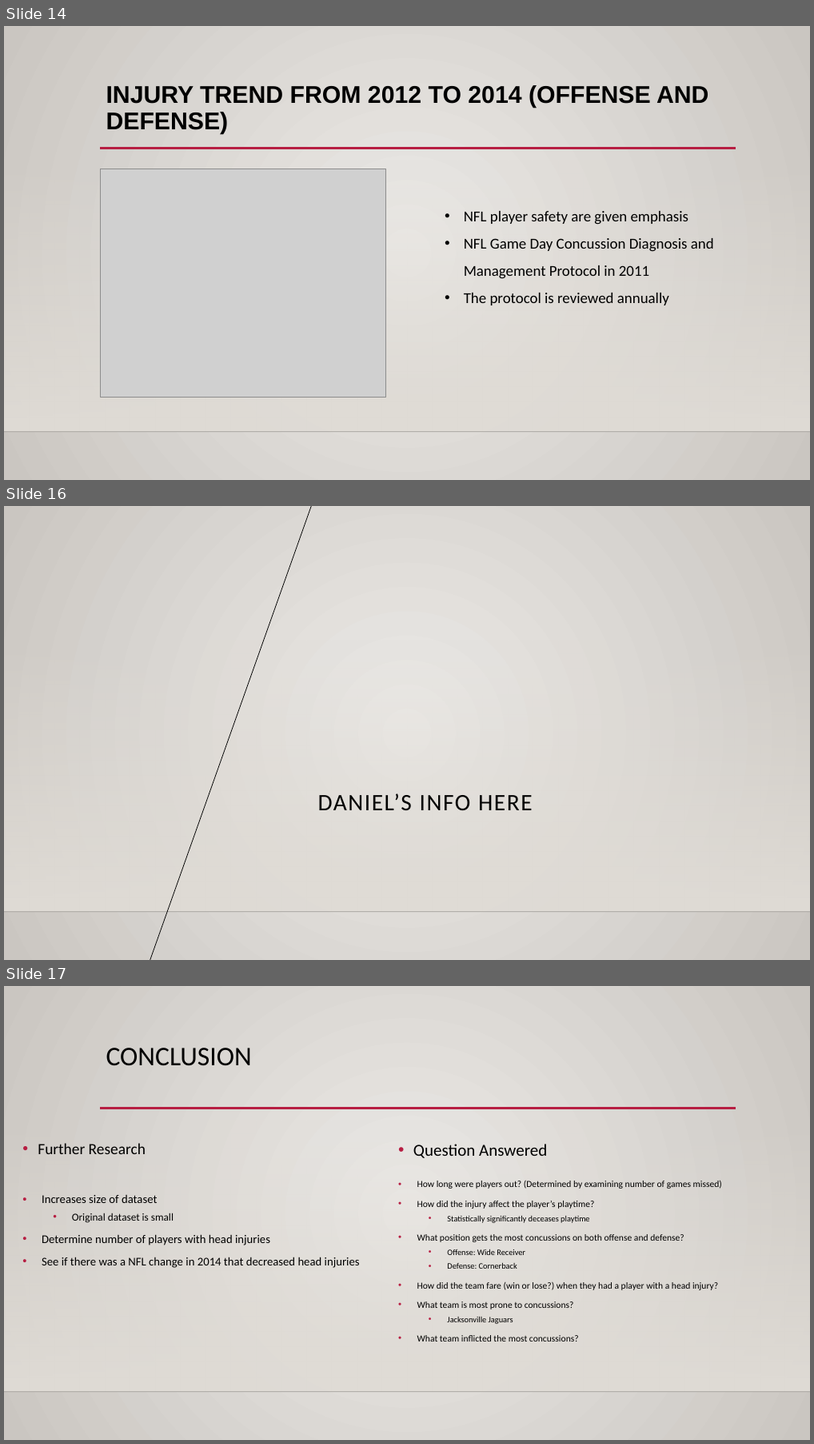
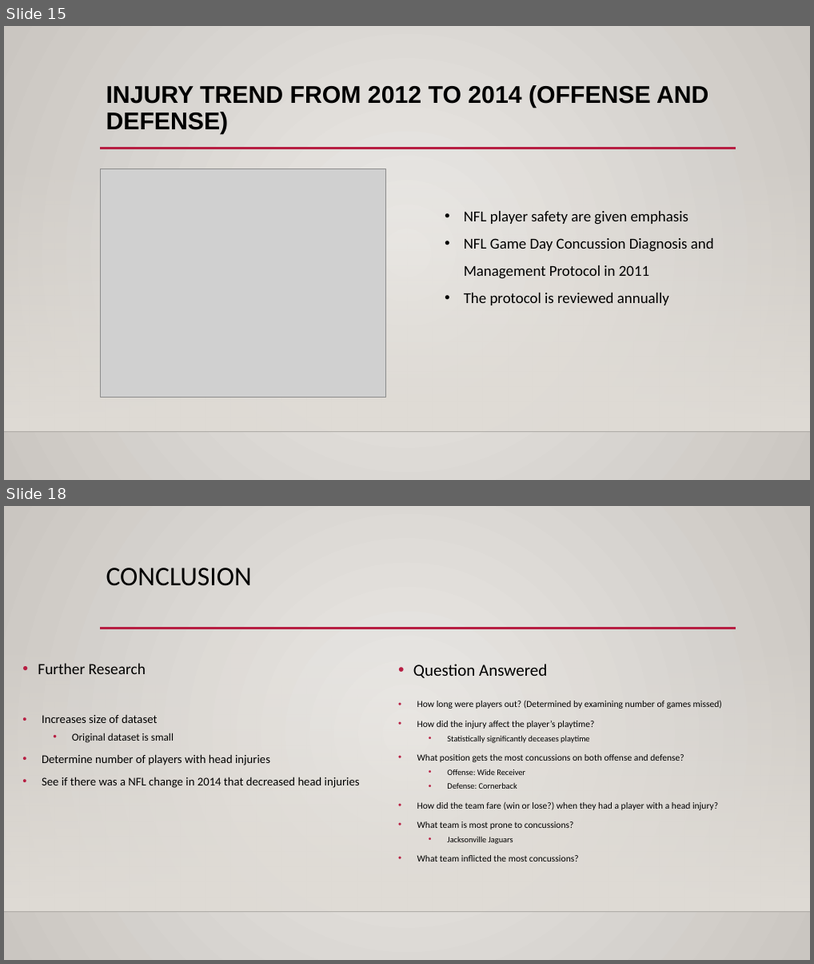
Before and after one commit to DunieCarrasco/nfl_concussion_analysis, a slide deck: NFL_concussion_study.pptx. Shown one above the other, each under a label of ours: slides 14, 16 and 17 before the commit, slides 15 and 18 after it; the slides between them are not shown. The pictures are 814x1444 and 814x964 pixels, drawn with LibreOffice and Linux fonts; fonts in the diff are those of the drawing; grey boxes stand for pictures; background and template pictures are left out. Boxes give left, top, right and bottom in pixels: in the first picture for what was removed or moved away, otherwise in the second. Text is boxed around its words. In the diff, an @@ line names an element or a change of style, - is before the commit and + after.

```diff
--- a/NFL_concussion_study.pptx
+++ b/NFL_concussion_study.pptx
@@ slide 16 removed at (4, 506, 810, 960), background gradient #ECEAE7 to #CAC7C1; not listed: 2 template elements that a slide beside it also shows @@
@@ line removed from (150, 960) to (311, 506) @@
@@ title removed at (318, 793, 533, 811) @@
-DANIEL’S INFO HERE
@@ what was slide 14 is now slide 15 @@
@@ what was slide 17 is now slide 18 @@
```
Also in this commit, not shown: 6 slides changed, 5 slides added, 2 other slides removed.
